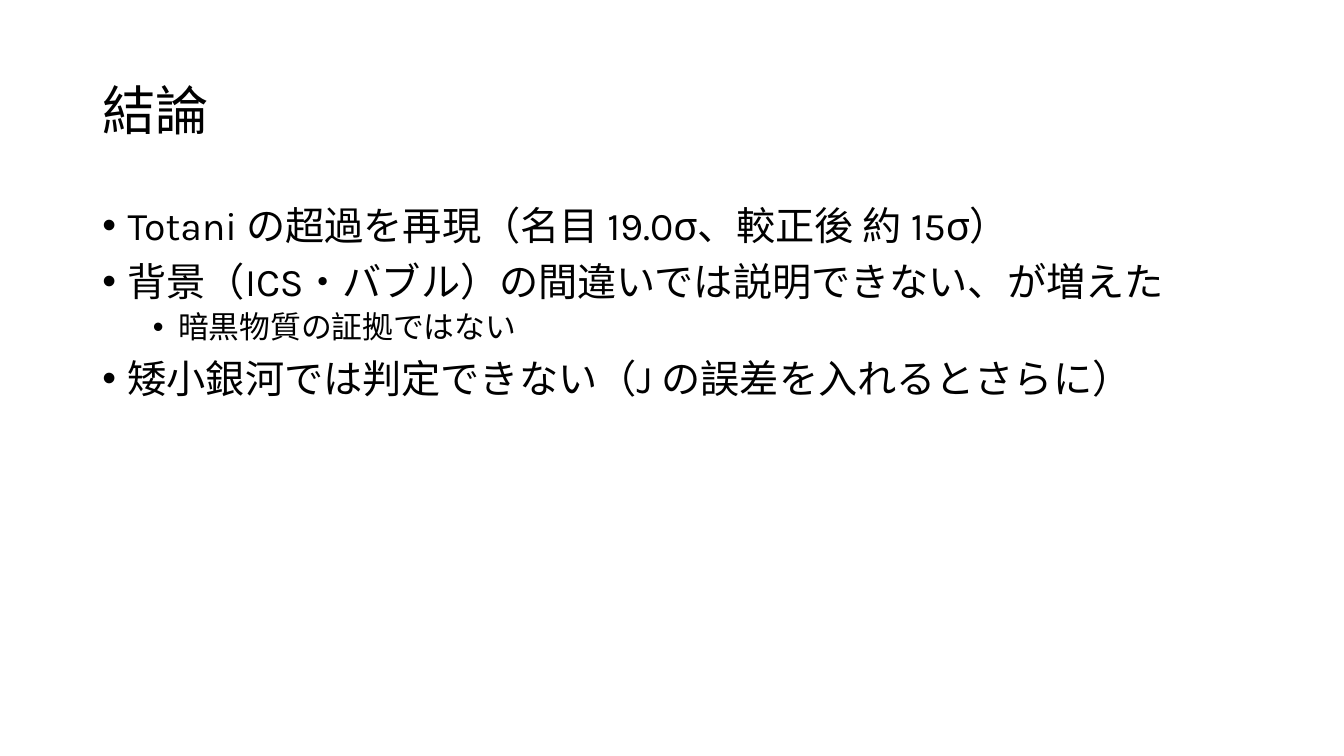
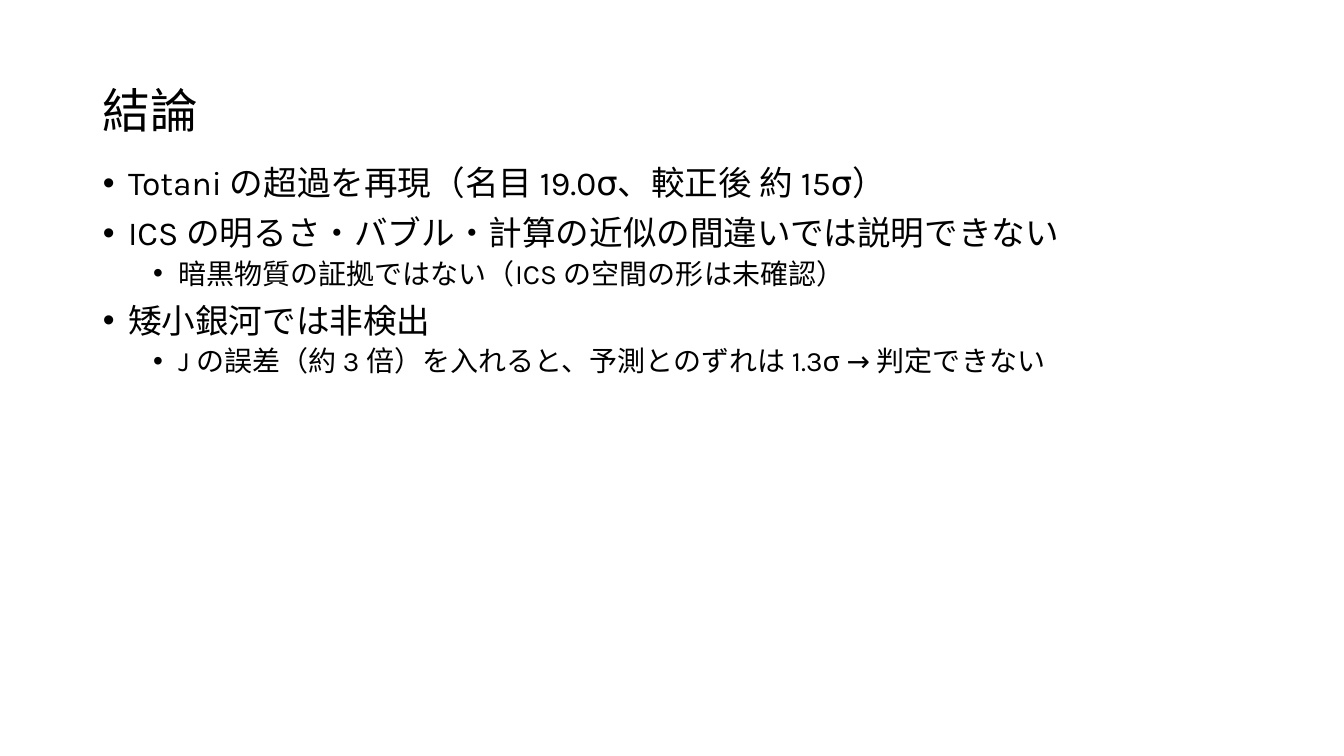
Before and after one commit to Mikann20041029/darkmatter-slides, a slide deck: slide 33 of slides/2026-10-02_研究進捗報告.pptx (slide 17 before the commit). Drawn at 1344x756 pixels with LibreOffice and Linux fonts; fonts in the diff are those of the drawing. Boxes give left, top, right and bottom in pixels: in the first picture for what was removed or moved away, otherwise in the second. Text is boxed around its words. In the diff, an @@ line names an element or a change of style, - is before the commit and + after.

```diff
--- a/slides/2026-10-02_研究進捗報告.pptx
+++ b/slides/2026-10-02_研究進捗報告.pptx
@@ title "結論" at (102, 88, 197, 132): size 38 to 34 pt @@
@@ text "Totani の超過を再現（名目 19.0σ、較正後 約 15σ）": place and size @@
-text "Totani の超過を再現（名目 19.0σ、較正後 約 15σ）" at (128, 206, 1164, 397)
+text "Totani の超過を再現（名目 19.0σ、較正後 約 15σ）" at (128, 166, 1059, 374)
@@ text at (128, 166, 886, 198): size 28 to 24 pt in "Totani の超過を再現（名目 19.0σ、較正後 約 15σ）" @@
@@ text at (128, 216, 1059, 374): text changed; size 28 to 20 pt @@
-• 背景（ICS・バブル）の間違いでは説明できない、が増えた
-  • 暗黒物質の証拠ではない
-• 矮小銀河では判定できない（J の誤差を入れるとさらに）
+• ICS の明るさ・バブル・計算の近似の間違いでは説明できない
+  • 暗黒物質の証拠ではない（ICS の空間の形は未確認）
+• 矮小銀河では非検出
+  • J の誤差（約 3 倍）を入れると、予測とのずれは 1.3σ → 判定できない
```
Also in this commit, not shown: 10 other slides changed, 24 slides added, 7 slides removed, 4 other files.
